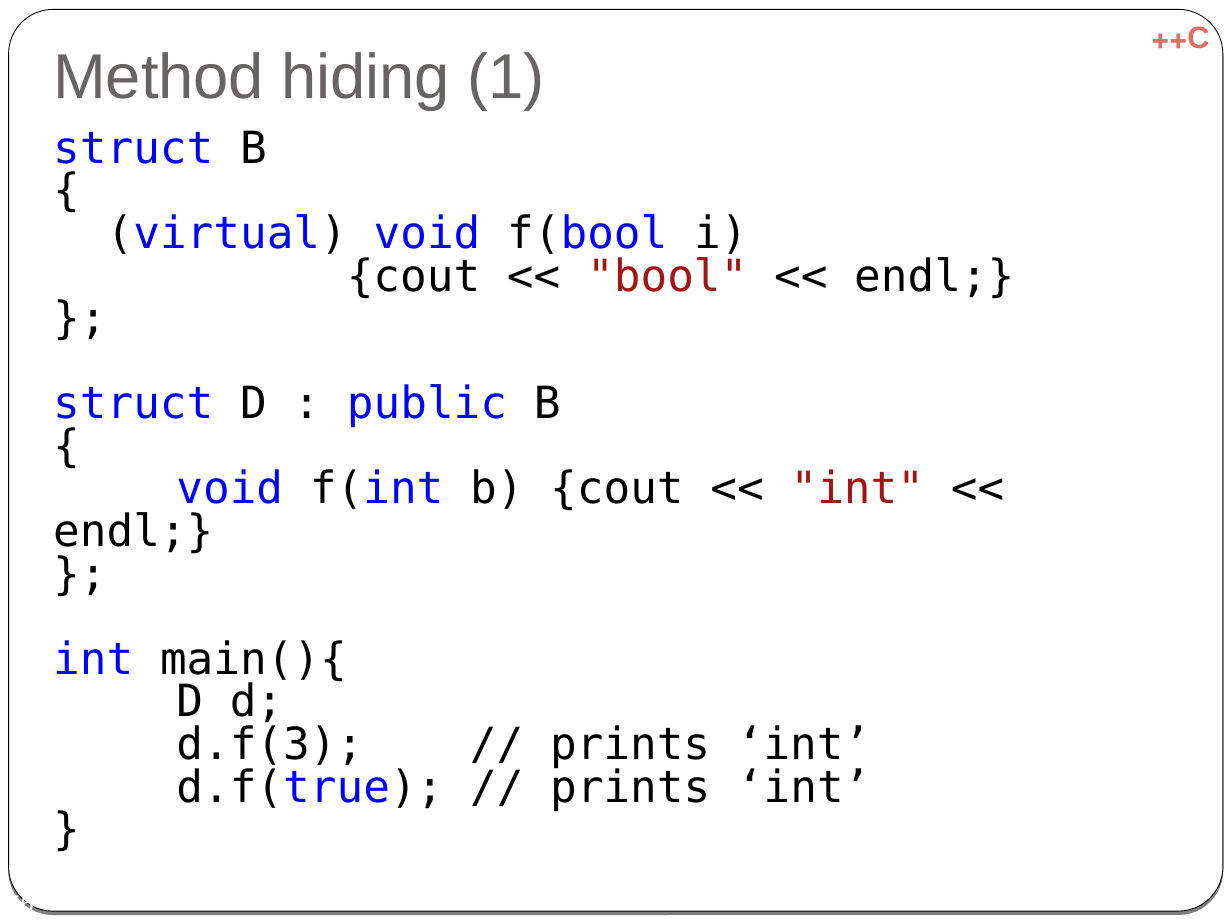
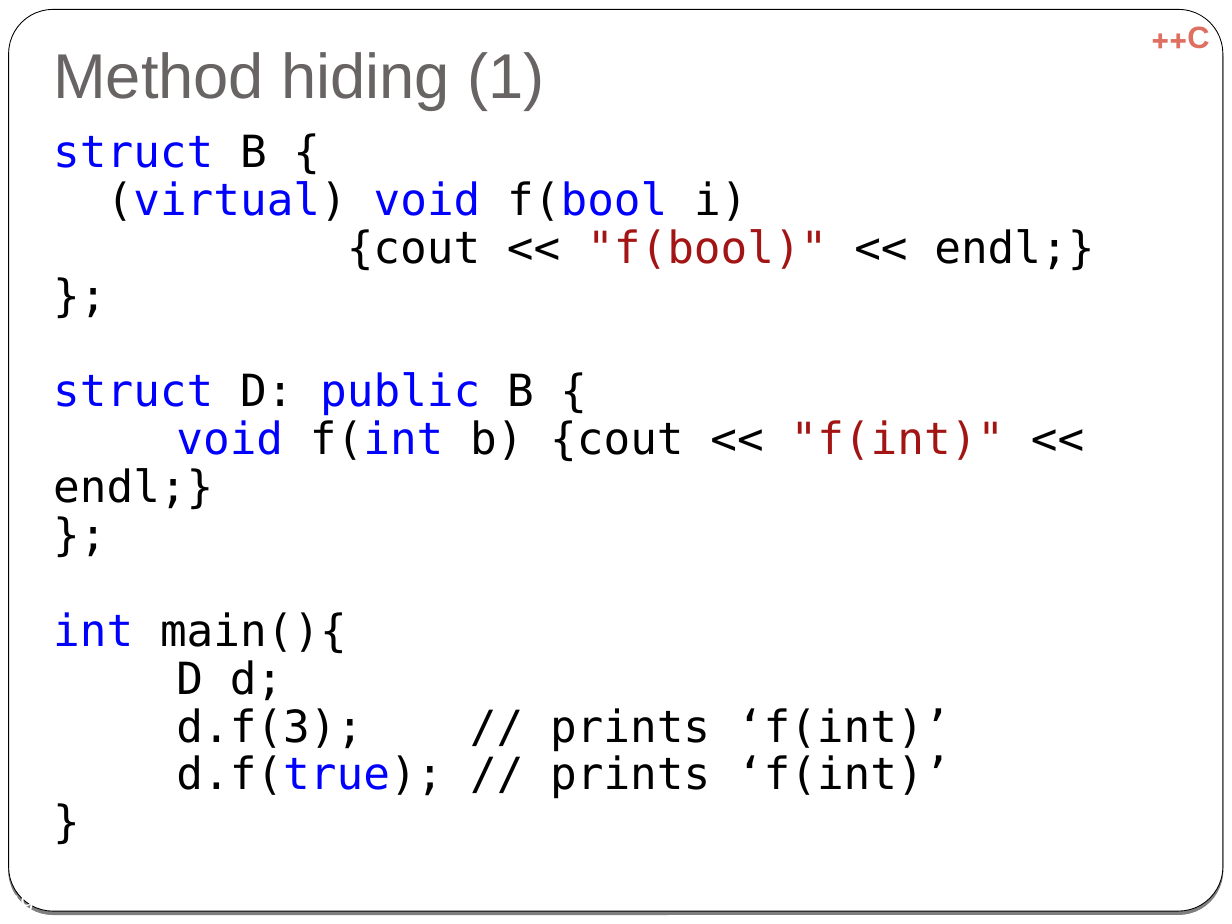
Before and after one commit to cpp-at-ariel/cpp-5778, a slide deck: slide 49 of week06-inheritance/slides-override-virtual.odp (slide 56 before the commit). Drawn at 1232x924 pixels with LibreOffice and Linux fonts; fonts in the diff are those of the drawing. Boxes give left, top, right and bottom in pixels: in the first picture for what was removed or moved away, otherwise in the second. Text is boxed around its words. In the diff, an @@ line names an element or a change of style, - is before the commit and + after.

```diff
--- a/week06-inheritance/slides-override-virtual.odp
+++ b/week06-inheritance/slides-override-virtual.odp
@@ text at (x1=53, y1=134, x2=267, y2=168): text changed @@
-struct B
-{
+struct B {
@@ text at (x1=53, y1=181, x2=747, y2=701): line spacing 0.8 to 0.9 @@
@@ text at (x1=347, y1=229, x2=1094, y2=271): text changed @@
-{cout << "bool" << endl;}
+{cout << "f(bool)" << endl;}
@@ text at (x1=53, y1=372, x2=1005, y2=510): text changed @@
-struct D : public B
-{
-void f(int b) {cout << "int" << endl;}
+struct D: public B {
+void f(int b) {cout << "f(int)" << endl;}
@@ text at (x1=176, y1=708, x2=951, y2=799): text changed @@
-d.f(3); // prints ‘int’
-d.f(true); // prints ‘int’
+d.f(3); // prints ‘f(int)’
+d.f(true); // prints ‘f(int)’
@@ page number at (x1=7, y1=893, x2=34, y2=911): text changed @@
-56
+49
```
Also in this commit, not shown: 27 other slides changed, 7 slides removed, 14 other files.
